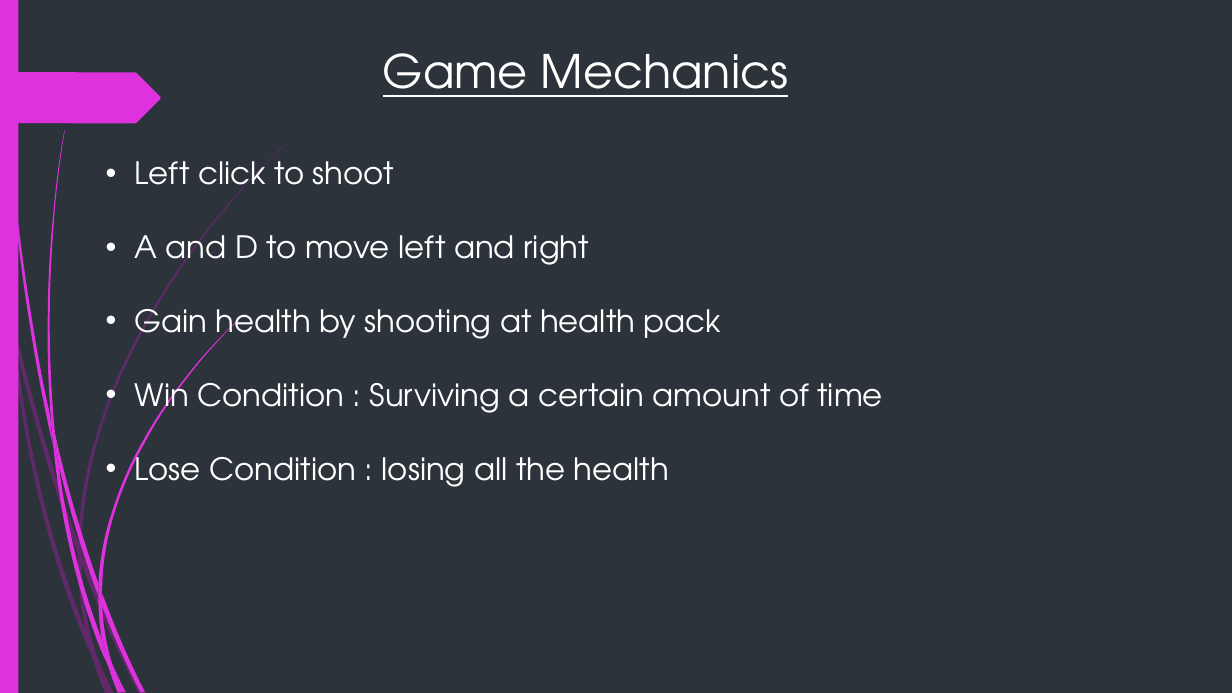
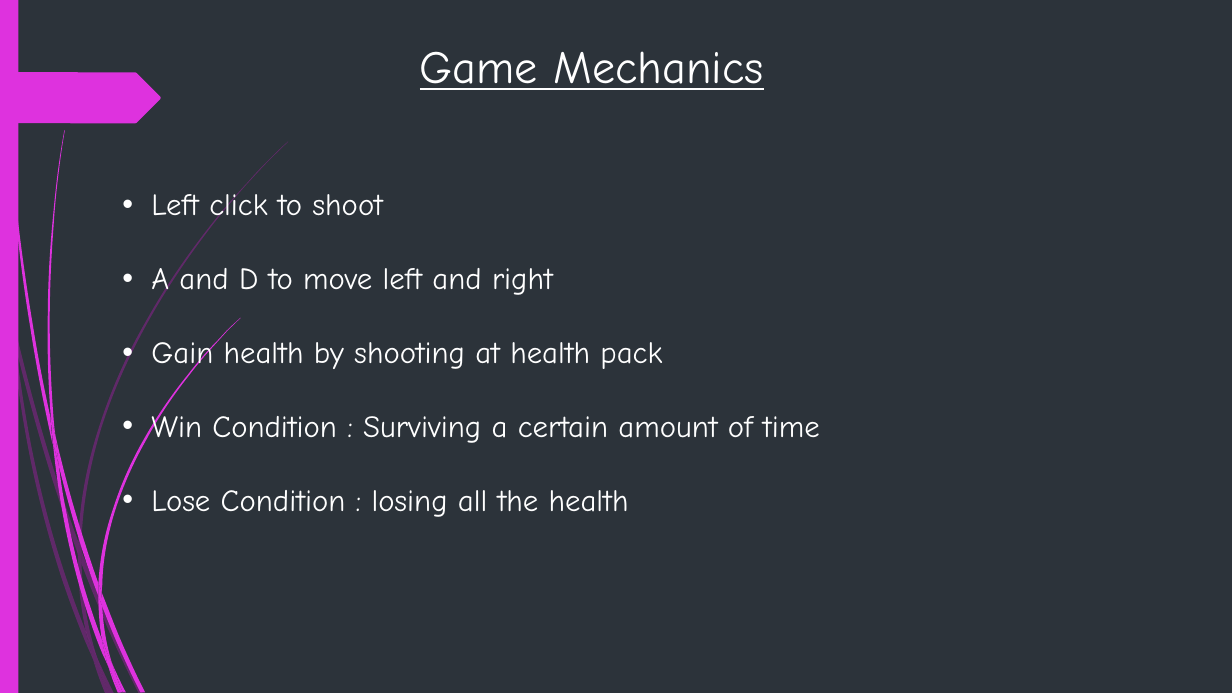
Before and after one commit to 17-WynnOng/Group10_DA, a slide deck: slide 3 of jamal shooting simulator.pptx. Drawn at 1232x693 pixels with LibreOffice and Linux fonts; fonts in the diff are those of the drawing. Boxes give left, top, right and bottom in pixels: in the first picture for what was removed or moved away, otherwise in the second. Text is boxed around its words. In the diff, an @@ line names an element or a change of style, - is before the commit and + after.

```diff
--- a/jamal shooting simulator.pptx
+++ b/jamal shooting simulator.pptx
@@ text "Game Mechanics" at box(420, 51, 763, 90): font TeX Gyre Adventor to Comic Neue @@
@@ text "Left click to shoot" at box(151, 189, 820, 517): font TeX Gyre Adventor to Comic Neue @@
@@ text "Left click to shoot": place and size @@
-text "Left click to shoot" at box(135, 152, 883, 487)
+text "Left click to shoot" at box(151, 189, 820, 517)
```
Also in this commit, not shown: 3 other slides changed, 6 slides added, 2 slides removed, 1 other file.
